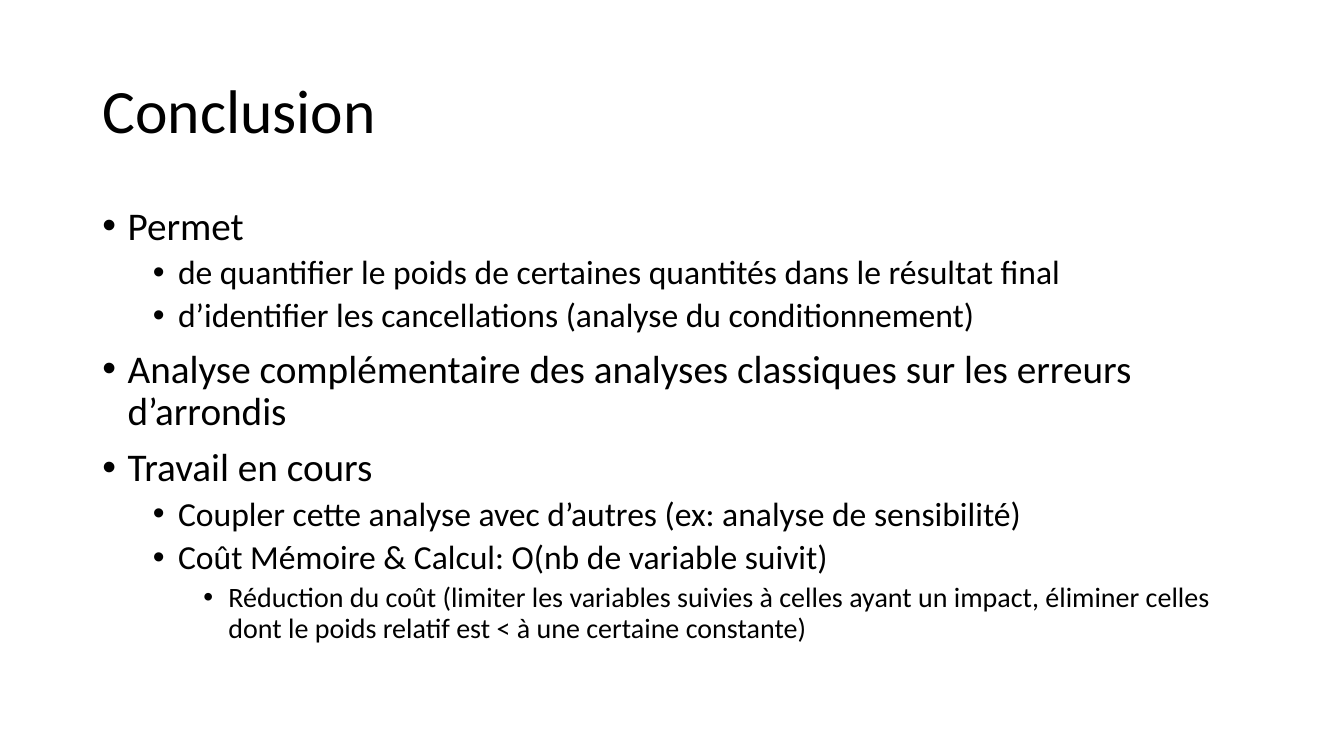
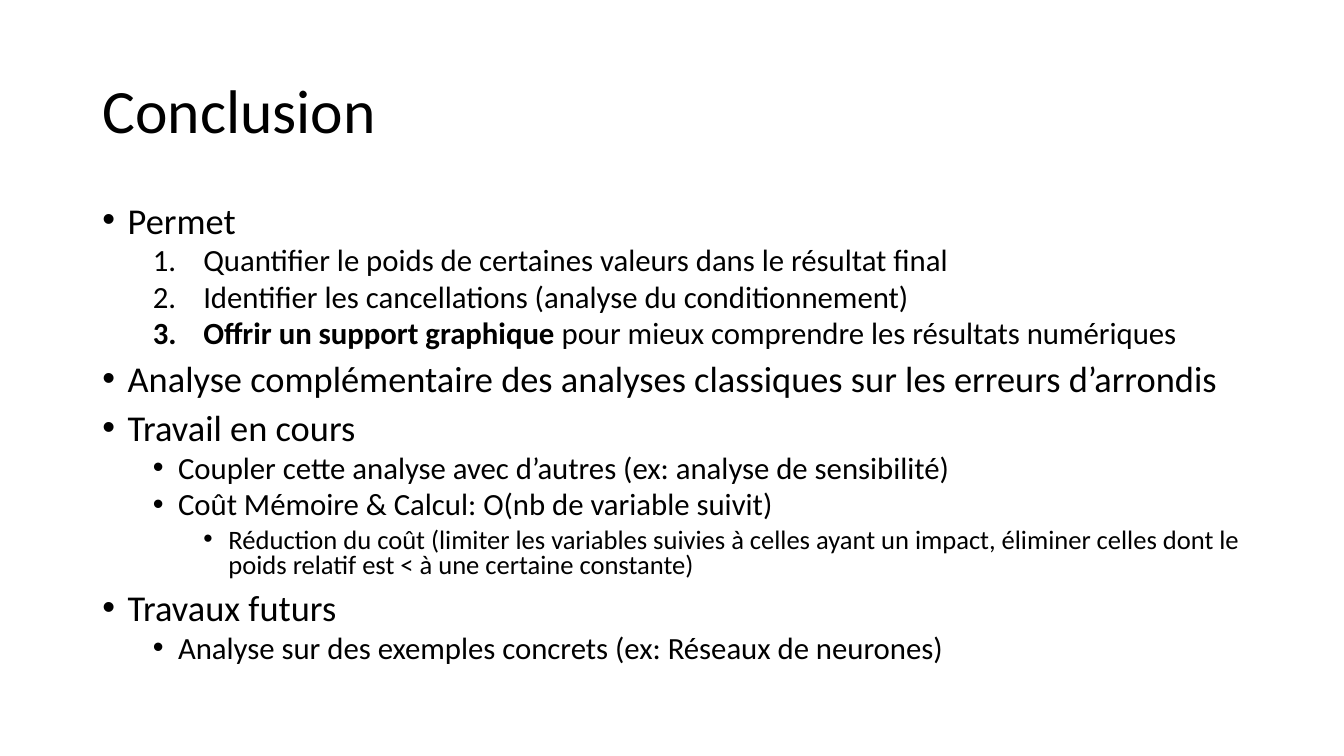
Before and after one commit to ddavid42/chromatic, a slide deck: slide 21 of Presentation/Représentation et analyse chromatique de l’influence des valeurs.odp. Drawn at 1344x756 pixels with LibreOffice and Linux fonts; fonts in the diff are those of the drawing. Boxes give left, top, right and bottom in pixels: in the first picture for what was removed or moved away, otherwise in the second. Text is boxed around its words. In the diff, an @@ line names an element or a change of style, - is before the commit and + after.

Commit message:
Ajout travaux futurs dans présentation

```diff
--- a/Presentation/Représentation et analyse chromatique de l’influence des valeurs.odp
+++ b/Presentation/Représentation et analyse chromatique de l’influence des valeurs.odp
@@ text at (128, 210, 1238, 579): size 28 to 26 pt in "Permet", "Analyse complémentaire des analyses classiques sur les ...", "Travail en cours"; size 24 to 22 pt in "Coupler cette analyse avec d’autres (ex: analyse ...", "Coût Mémoire & Calcul: O(nb de variable ..."; size 20 to 19 pt in "Réduction du coût (limiter les variables suivies ..."; line spacing 0.9 to 0.8 @@
@@ text at (203, 249, 1176, 350): text changed; size 24 to 22 pt @@
-  • de quantifier le poids de certaines quantités dans le résultat final
-  • d’identifier les cancellations (analyse du conditionnement)
+  1. Quantifier le poids de certaines valeurs dans le résultat final
+  2. Identifier les cancellations (analyse du conditionnement)
+  3. Offrir un support graphique pour mieux comprendre les résultats numériques
@@ text at (128, 596, 943, 664): paragraphs added @@
+• Travaux futurs
+  • Analyse sur des exemples concrets (ex: Réseaux de neurones)
```
Also in this commit, not shown: 6 other slides changed.
